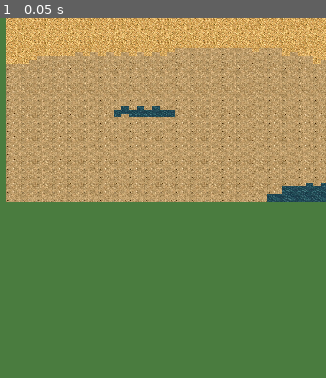
Above: before the commit, frame 1.
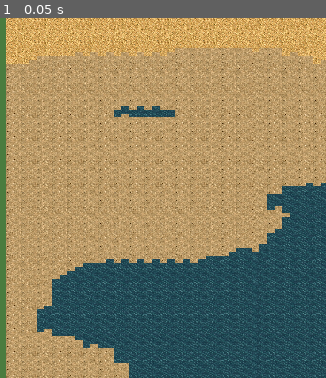
Above: after the commit, the same moment.

Repository: hamiltoncasas/ID0003_AgeOfAcadia
Game: Godot game, scene res://terrain_only.tscn
Same seed, same stepped clock (60 frames per second), same inputs: the game is played once before the commit and once after it.
Inputs:
- Up to frame 1 (0.05 s): no input

The runs differ from the first frame. In frame 1, 48% of the frame differs, in the area x 1-100%, y 50-100%.

Commit message:
fix: 500x500 grid fills every screen corner

Diff:
--- a/game/map/Llanura1.gd
+++ b/game/map/Llanura1.gd
@@ -10,9 +10,8 @@
 	var seed_val = randi()
 	print("Seed: ", seed_val)
 
-	# Generate 300x300 centered to fill ALL screen corners
 	var gen = load("res://map/ProceduralGeneration.gd").new()
-	var layer = gen.generate(seed_val, 300, 300, ts)
+	var layer = gen.generate(seed_val, 500, 500, ts)
 	if layer:
 		add_child(layer)
 
